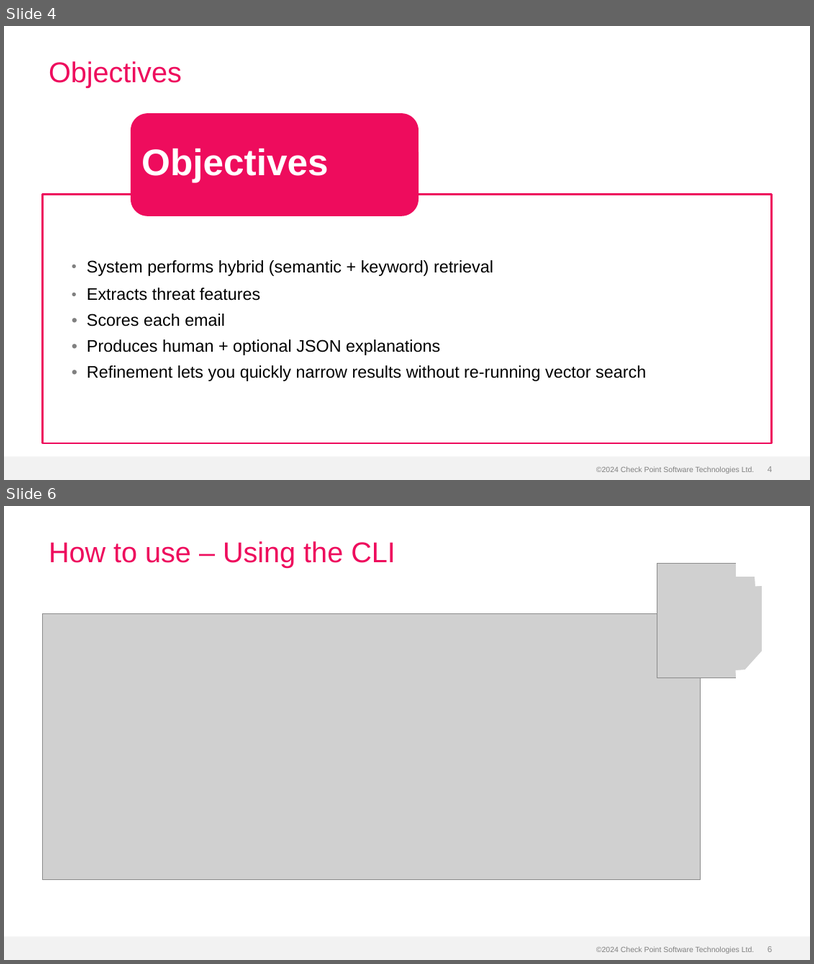
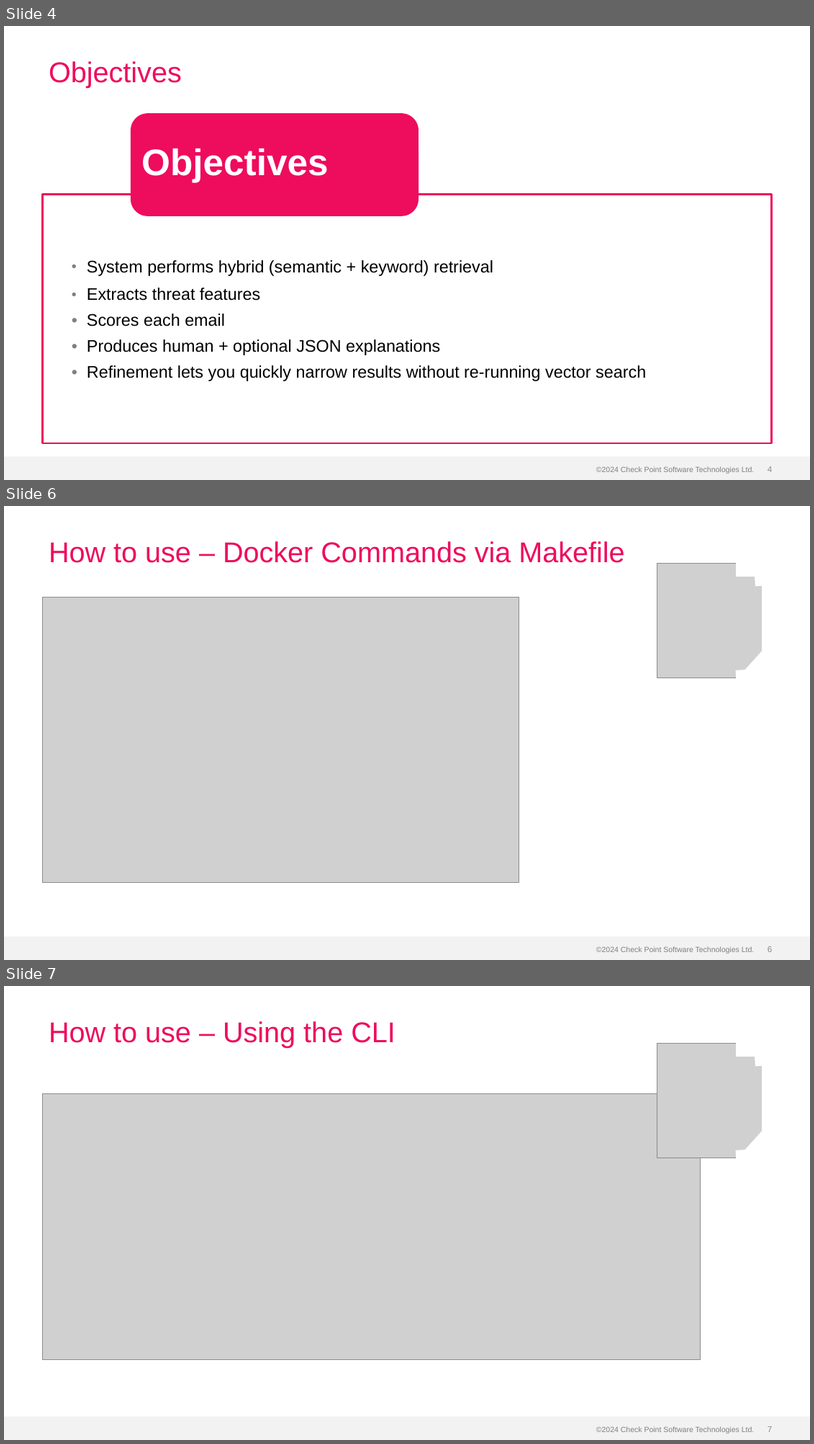
Before and after one commit to chkp-aviadn/threat-hunting-rag, a slide deck: diagrams/Threat Hunting RAG System.pptx. Shown one above the other, each under a label of ours: slides 4 and 6 before the commit, slides 4, 6 and 7 after it; the slides between them are not shown. The pictures are 814x964 and 814x1444 pixels, drawn with LibreOffice and Linux fonts; fonts in the diff are those of the drawing; grey boxes stand for pictures; background and template pictures are left out. Boxes give left, top, right and bottom in pixels: in the first picture for what was removed or moved away, otherwise in the second. Text is boxed around its words. In the diff, an @@ line names an element or a change of style, - is before the commit and + after.

```diff
--- a/diagrams/Threat Hunting RAG System.pptx
+++ b/diagrams/Threat Hunting RAG System.pptx
@@ slide 6 added at <box>4,506,810,960</box>, background #FFFFFF; not listed: 3 template elements that a slide beside it also shows @@
@@ title added at <box>49,541,625,563</box>, 34 pt, text #EE0C5D @@
+How to use – Docker Commands via Makefile
@@ picture added at <box>43,597,520,882</box> @@
@@ group added at <box>657,540,793,700</box>: 5 rectangles, 1 picture @@
@@ what was slide 6 is now slide 7 @@
@@ page number at <box>768,1426,772,1432</box>: text changed @@
-6
+7
```
Also in this commit, not shown: 5 slides changed.
